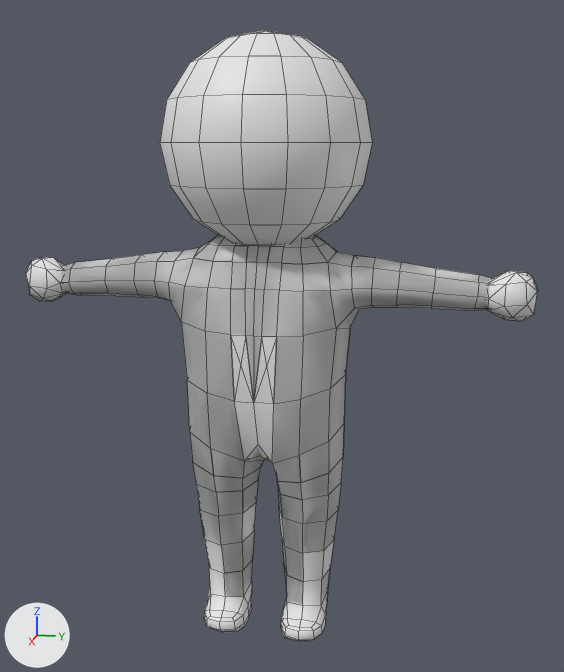
Renders of the FBX model Assets/Models/Running.fbx from each side of a commit.
Before and after are seen from a 50 mm lens placed at (7.46, 1.64, 4.95), pointed at (-0.06, 0.14, 3.07). Arrows for +X, +Y and +Z are at lower left; the lights stay in place. Mesh edges are drawn as thin lines. Vertices at the same position are counted once.
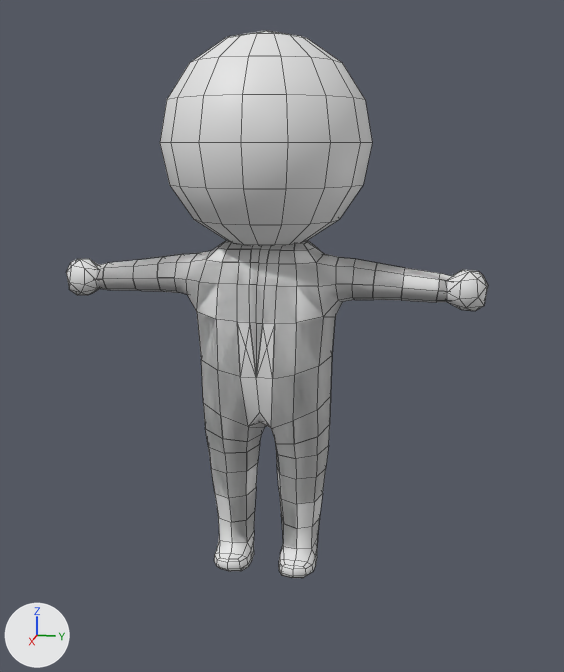
Boxes (x1, y1, x2, y2) around the edits, measured in the pictures (564 x 672 px; the box of a moved part takes in the faces that stretch with it):
'Sphere', reshaped (18% narrower, 10% shorter): before (26, 31, 538, 642); after (66, 31, 488, 578)
part 1 of me_sphere_002, moved or reshaped: before (26, 257, 67, 301); after (66, 259, 100, 295)
part 2 of me_sphere_002, moved or reshaped: before (487, 271, 538, 321); after (446, 270, 488, 311)
part 3 of me_sphere_002, rebuilt (18% narrower, 17% shorter): before (61, 235, 493, 642); after (96, 240, 451, 578)

Diff of the bpy script that builds the scene:
```diff
--- a/Assets/Models/Running.fbx.py
+++ b/Assets/Models/Running.fbx.py
@@ me_sphere_002 @@
 # used by ob_sphere; location = (0.03, 0.0, 2.46)
-me_sphere_002.from_pydata(...)  # 840 vertices, 994 faces; spans x -1.03..0.97, y -2.57..2.57, z -2.55..3.5
+me_sphere_002.from_pydata(...)  # 815 vertices, 990 faces; spans x -1.03..0.97, y -2.12..2.12, z -1.86..3.5
+# me_sphere_002 part 1: the loose piece of 31 vertices spanning x -0.23..0.18, y -2.57..-2.05, z 0.87..1.35 is scaled about its middle by 0.823, then moved by (0.01, 0.41, 0.04)
+# me_sphere_002 part 2: the loose piece of 31 vertices spanning x -0.23..0.18, y 2.05..2.57, z 0.87..1.35 is scaled about its middle by 0.823, then moved by (0.01, -0.41, 0.04)
+# me_sphere_002 part 3: the loose piece of 664 vertices spanning x -0.72..0.59, y -2.37..2.37, z -2.55..1.66 is rebuilt with 639 vertices and now spans x -0.59..0.49, y -1.95..1.95, z -1.86..1.6
```
